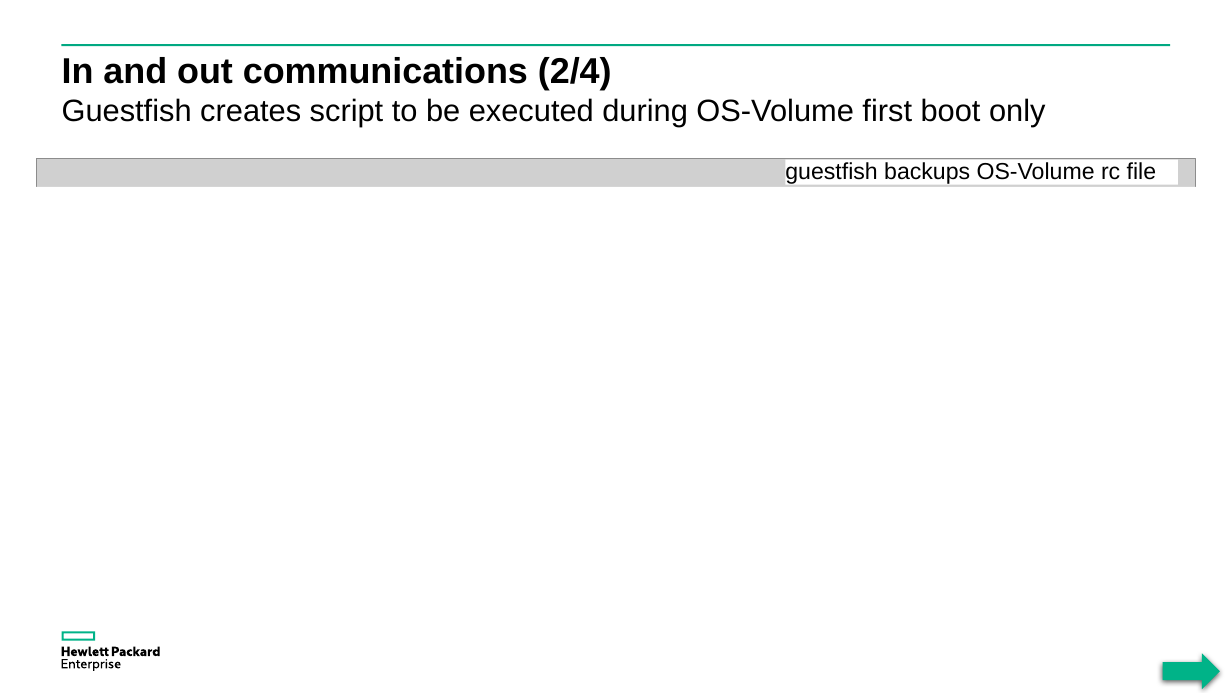
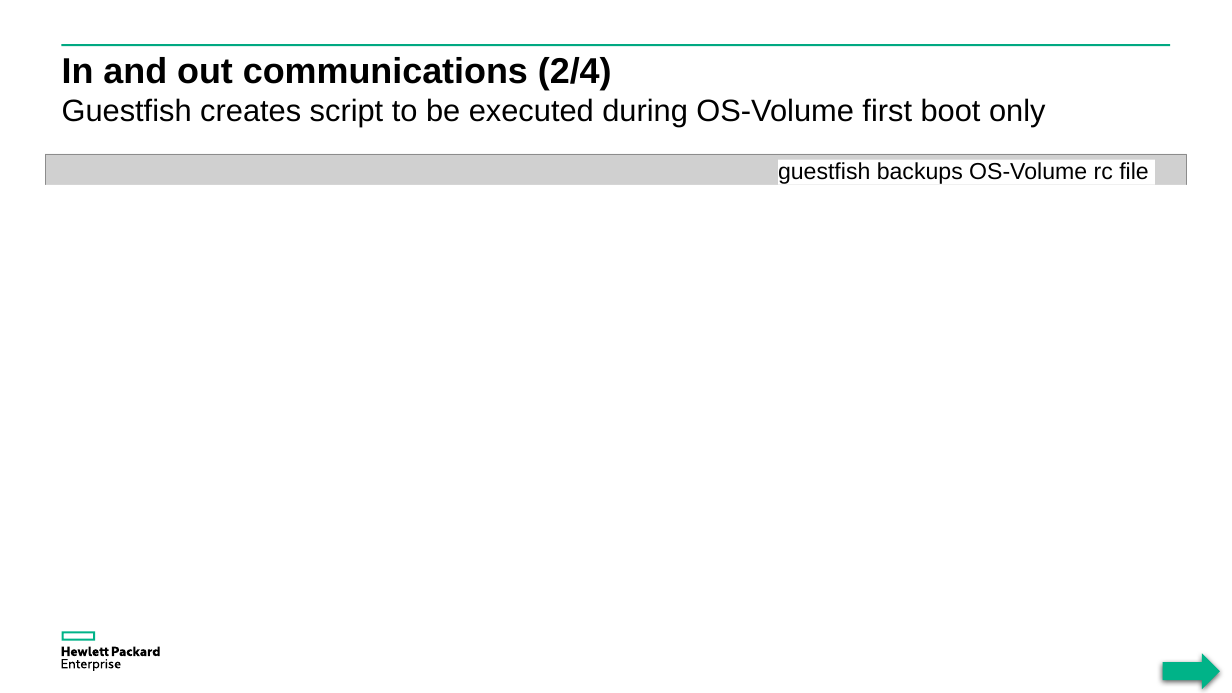
Before and after one commit to donzef/image-streamer-linux, a slide deck: slide 21 of docs/Guestfish-and-ImageStreamer.ppsx (slide 22 before the commit). Drawn at 1232x693 pixels with LibreOffice and Linux fonts; fonts in the diff are those of the drawing; grey boxes stand for pictures. Boxes give left, top, right and bottom in pixels: in the first picture for what was removed or moved away, otherwise in the second. Text is boxed around its words. In the diff, an @@ line names an element or a change of style, - is before the commit and + after.

```diff
--- a/docs/Guestfish-and-ImageStreamer.ppsx
+++ b/docs/Guestfish-and-ImageStreamer.ppsx
@@ picture: place and size @@
-picture at box(36, 158, 1195, 534)
+picture at box(45, 154, 1188, 522)
@@ rectangle "guestfish backups OS-Volume rc file": place and size @@
-rectangle "guestfish backups OS-Volume rc file" at box(785, 162, 1156, 184)
+rectangle "guestfish backups OS-Volume rc file" at box(778, 160, 1155, 185)
@@ rectangle: place and size @@
-rectangle at box(30, 187, 1203, 555)
+rectangle at box(30, 185, 1209, 533)
```
Also in this commit, not shown: 14 other slides changed, 1 slide removed.
